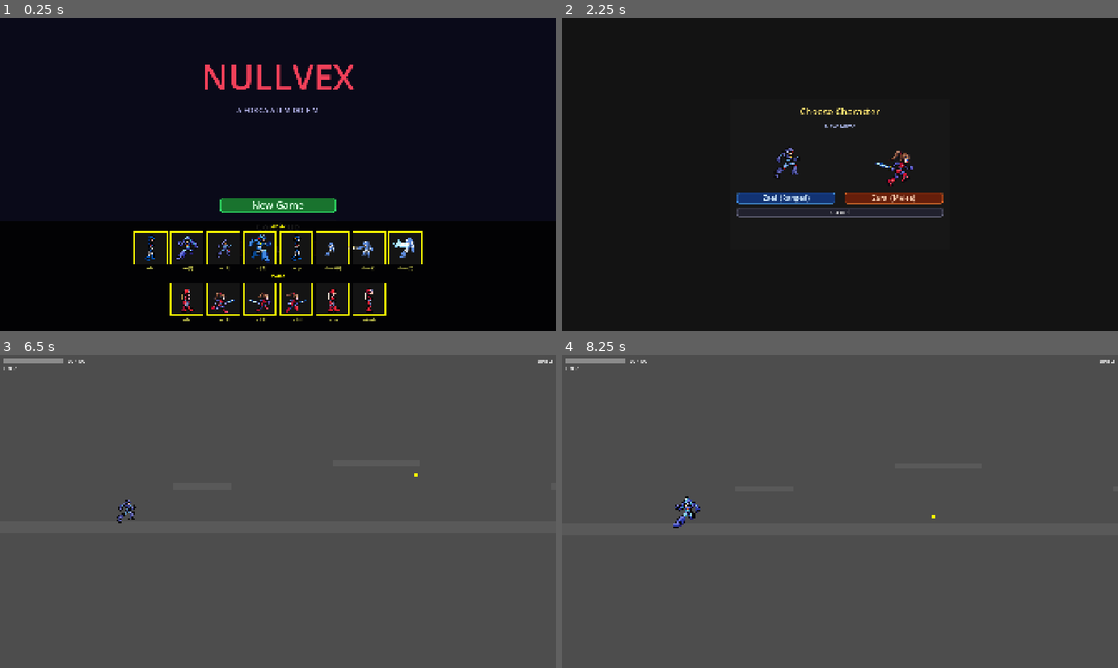
Above: before the commit, frames 1-4 (two rows, left to right).
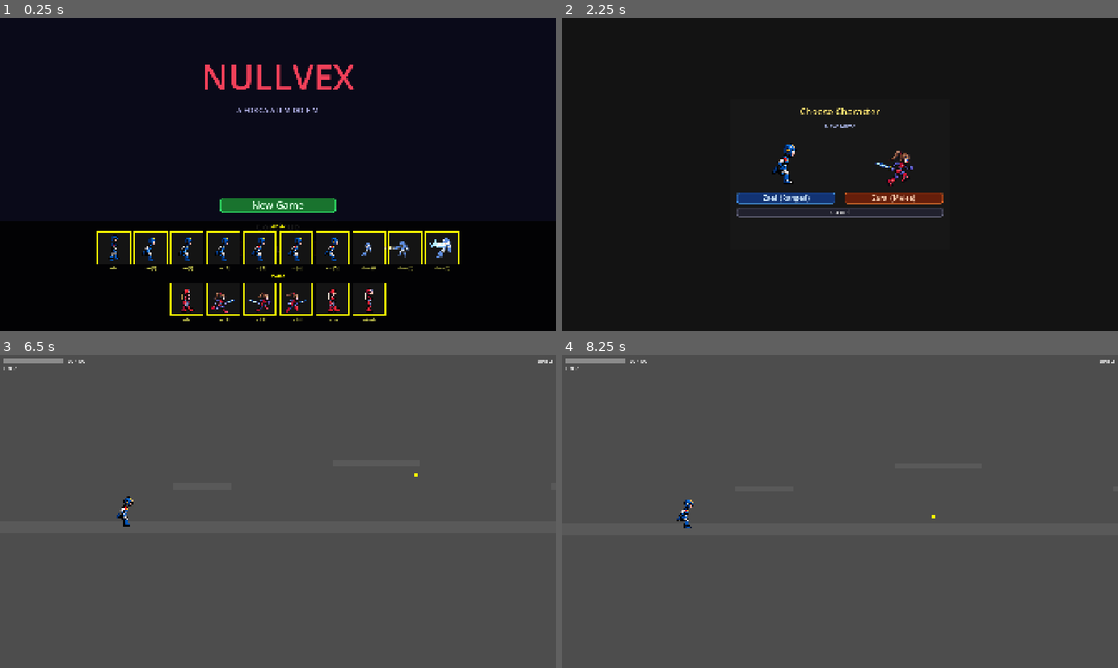
Above: after the commit, the same moments.

Repository: joaoramos00/NullvexGame
Game: Godot game, scene res://ui/title_screen.tscn
Same seed, same stepped clock (60 frames per second), same inputs: the game is played once before the commit and once after it.
Inputs (mouse positions are in pixels of both pictures, inside the frame that each line leads up to):
- Up to frame 1 (0.25 s): no input
- Up to frame 2 (2.25 s): click "New Game" at 0.5 s; click "Cancel" at 1.25 s; click "New Game" at 2 s
- Up to frame 3 (6.5 s): click "Zael (Ranged)" at 2.75 s; tap Enter at 3.5 s; move the mouse to (400, 495) at 3.52 s; hold Right (move_right) 3.53-5.03 s; tap Space (jump) at 3.6, 3.77, 4.07, 4.52, 4.55, 4.82, 5.3, 5.85, 6.02, 6.32 s; click (400, 495) at 3.67 s; move the mouse to (166, 527) at 4.27 s; tap Z (attack) at 4.35 s; move the mouse to (333, 442) at 5.02 s; hold Left (move_left) 5.03-5.78 s; tap X (dash) at 5.1 s; move the mouse to (250, 574) at 5.77 s; hold Right (move_right) from 5.78 s (still down); click (250, 574) at 5.92 s
- Up to frame 4 (8.25 s): move the mouse to (1006, 558) at 6.52 s; tap Z (attack) at 6.6 s; tap Space (jump) at 6.77, 6.8, 7.07, 7.52, 7.55, 7.82, 8.1 s; move the mouse to (673, 464) at 7.27 s; release Right (move_right) at 7.28 s; hold Left (move_left) 7.28-8.03 s; tap X (dash) at 7.35 s; move the mouse to (867, 511) at 8.02 s; hold Right (move_right) from 8.03 s (still down); click (867, 511) at 8.17 s

The runs differ from the first frame. In frame 1, 1.3% of the frame differs, in the area x 17-83%, y 68-81%; in frame 2, 0.2%; in frame 3, 0.2%; in frame 4, 0.3%.
Error in both runs: Invalid call. Nonexistent function 'is_action_just_pressed' in base 'InputEventKey'. (res://ui/pause_menu.gd:11)

Commit message:
feat: Zael run animation com 6 frames do Pixel Lab GIF
Substitui ZaelCorrendo.png (3 frames IA inconsistentes) por sprite sheet
de 6 frames extraídos de Zael_running_East.gif — ciclo limpo do Pixel Lab.

Co-Authored-By: Claude Sonnet 4.6 <noreply@anthropic.com>

Diff:
--- a/characters/ranged/zael.gd
+++ b/characters/ranged/zael.gd
@@ -50,8 +50,8 @@
 
     frames.add_animation("run")
     frames.set_animation_loop("run", true)
-    frames.set_animation_speed("run", 8.0)
-    for i in 3:
+    frames.set_animation_speed("run", 10.0)
+    for i in 6:
         var at := AtlasTexture.new()
         at.atlas = run_tex
         at.filter_clip = true
--- a/tests/test_zael.gd
+++ b/tests/test_zael.gd
@@ -35,7 +35,7 @@
     var sf: SpriteFrames = zael.get_node("AnimatedSprite2D").sprite_frames
     assert(sf.has_animation("run"), "Zael deve ter animação 'run'")
     assert(not sf.has_animation("walk"), "Zael não deve ter animação 'walk'")
-    assert(sf.get_frame_count("run") == 3, "run deve ter 3 frames")
+    assert(sf.get_frame_count("run") == 6, "run deve ter 6 frames")
     assert(sf.get_frame_count("shoot") == 3, "shoot deve ter 3 frames")
     zael.queue_free()
     print("PASS: zael_run_animation")
--- a/ui/character_select.gd
+++ b/ui/character_select.gd
@@ -11,7 +11,8 @@
 var _zael_frames: Array[AtlasTexture] = []
 var _zara_frames: Array[AtlasTexture] = []
 var _frame_timer: float = 0.0
-var _current_frame: int = 0
+var _zael_frame: int = 0
+var _zara_frame: int = 0
 
 @onready var _stage_label: Label = $Panel/VBox/StageLabel
 @onready var _zael_preview: TextureRect = $Panel/VBox/HBox/ZaelCol/ZaelPreview
@@ -34,12 +35,13 @@
     var zael_tex := load("res://characters/ranged/ZaelCorrendo.png") as Texture2D
     var zara_tex := load("res://characters/melee/ZaraCorrendo.png") as Texture2D
     var ry := _ROW_RIGHT * _FRAME_H
-    for i in 3:
+    for i in 6:
         var at := AtlasTexture.new()
         at.atlas = zael_tex
         at.filter_clip = true
         at.region = Rect2(i * _FRAME_W, ry, _FRAME_W, _FRAME_H)
         _zael_frames.append(at)
+    for i in 3:
         var at2 := AtlasTexture.new()
         at2.atlas = zara_tex
         at2.filter_clip = true
@@ -54,9 +56,10 @@
     _frame_timer += delta
     if _frame_timer >= 1.0 / _ANIM_SPEED:
         _frame_timer = 0.0
-        _current_frame = (_current_frame + 1) % 3
-        _zael_preview.texture = _zael_frames[_current_frame]
-        _zara_preview.texture = _zara_frames[_current_frame]
+        _zael_frame = (_zael_frame + 1) % _zael_frames.size()
+        _zara_frame = (_zara_frame + 1) % _zara_frames.size()
+        _zael_preview.texture = _zael_frames[_zael_frame]
+        _zara_preview.texture = _zara_frames[_zara_frame]
 
 func show_for_stage(stage_id: int, boss_name: String) -> void:
     _stage_label.text = "Stage %d — %s" % [stage_id, boss_name]
--- a/ui/title_screen.gd
+++ b/ui/title_screen.gd
@@ -37,7 +37,9 @@
         ["run[0]",   run_z,   0 * 68],
         ["run[1]",   run_z,   1 * 68],
         ["run[2]",   run_z,   2 * 68],
-        ["jump",     walk_z,  2 * 68],
+        ["run[3]",   run_z,   3 * 68],
+        ["run[4]",   run_z,   4 * 68],
+        ["run[5]",   run_z,   5 * 68],
         ["shoot[0]", shoot_z, 0 * 68],
         ["shoot[1]", shoot_z, 1 * 68],
         ["shoot[2]", shoot_z, 2 * 68],
Binary file changed: characters/ranged/ZaelCorrendo.png
